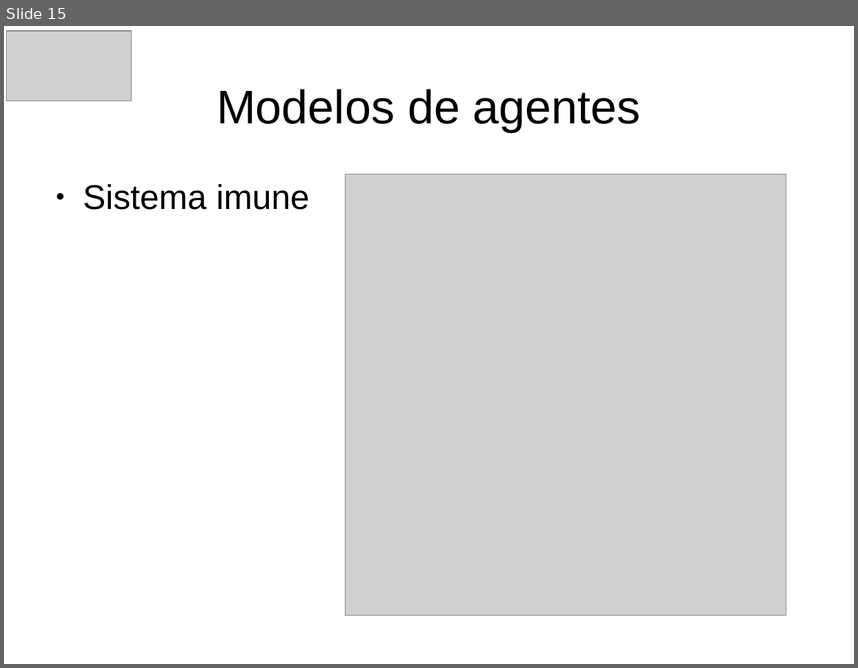
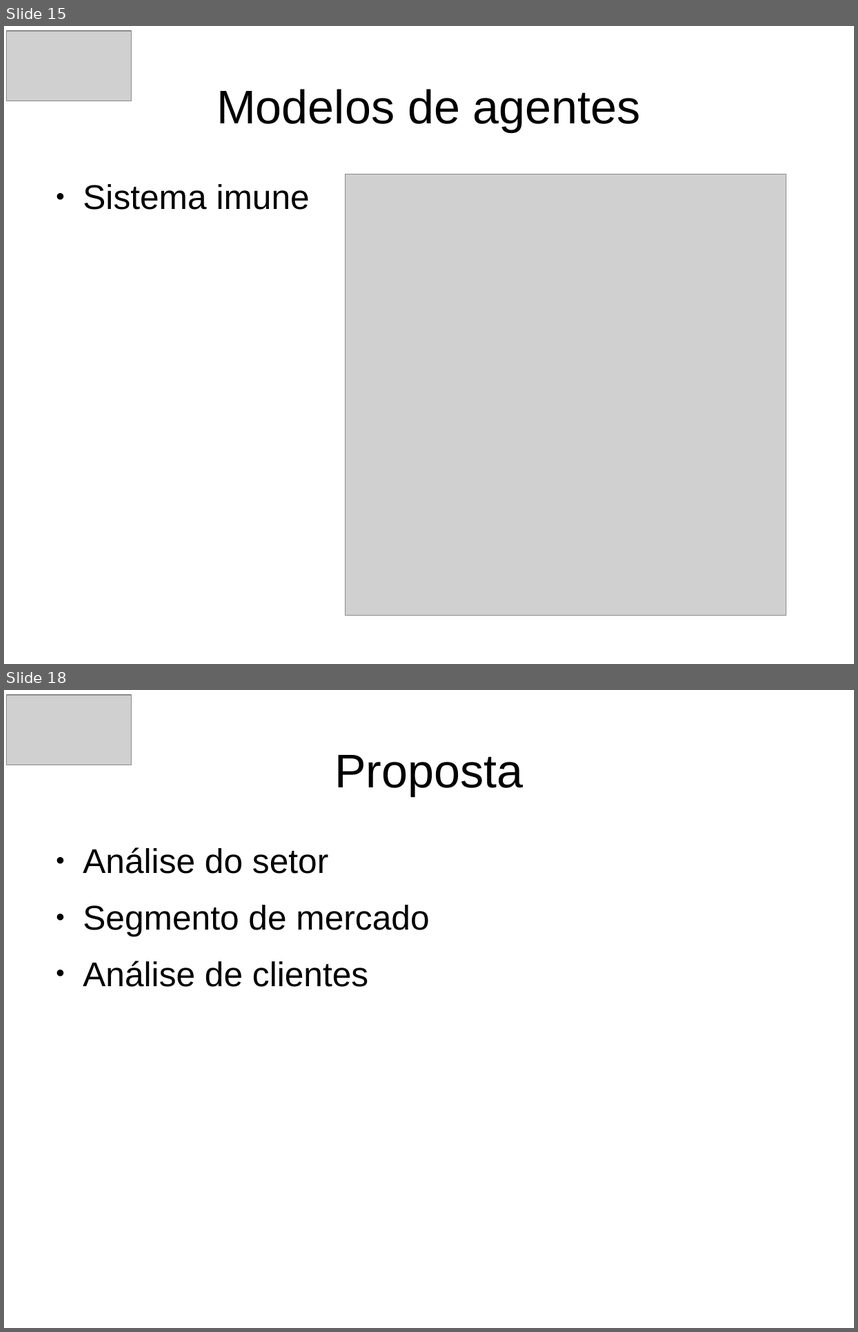
Before and after one commit to alexbprr/agent_modelling, a slide deck: Apresentacao_Marluvas/Marluvas_apresentacao_v2.odp. Shown one above the other, each under a label of ours: slide 15 before the commit, slides 15 and 18 after it; the slides between them are not shown. The pictures are 858x668 and 858x1332 pixels, drawn with LibreOffice and Linux fonts; fonts in the diff are those of the drawing; grey boxes stand for pictures. Boxes give left, top, right and bottom in pixels: in the first picture for what was removed or moved away, otherwise in the second. Text is boxed around its words. In the diff, an @@ line names an element or a change of style, - is before the commit and + after.

```diff
--- a/Apresentacao_Marluvas/Marluvas_apresentacao_v2.odp
+++ b/Apresentacao_Marluvas/Marluvas_apresentacao_v2.odp
@@ slide 18 added at (x1=4, y1=690, x2=854, y2=1328), background #FFFFFF @@
@@ picture added at (x1=7, y1=695, x2=132, y2=765) @@
@@ title added at (x1=335, y1=755, x2=523, y2=796), 44 pt, text #000000 @@
+Proposta
@@ text added at (x1=83, y1=847, x2=429, y2=987), 32 pt, text #000000 @@
+● Análise do setor
+● Segmento de mercado
+● Análise de clientes
```
Also in this commit, not shown: 1 slide changed, 2 other slides added, 1 slide removed, 1 other file.
